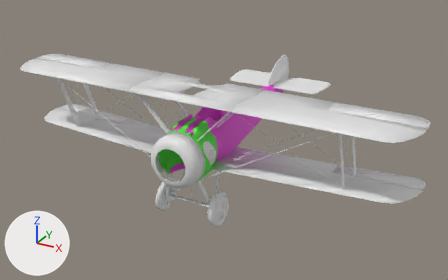
A saved change to the Blender file sopwith/sopwith.blend.
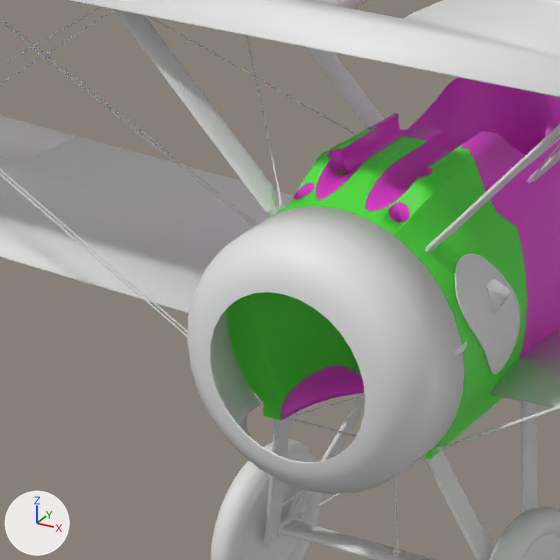
Each version is shown whole from a 50 mm lens placed at (4.42, -8.3, 4.39), pointed at (-0.15, 0.01, 0.23), then close up on the part from 25% to 50% of the width and 33% to 72% of the height. Every picture has the same lights, and +X, +Y and +Z are marked at lower left.
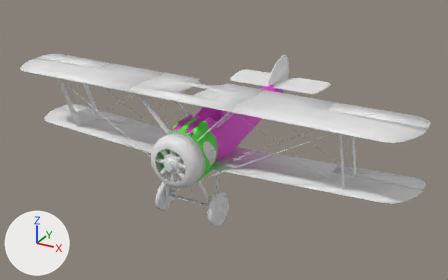
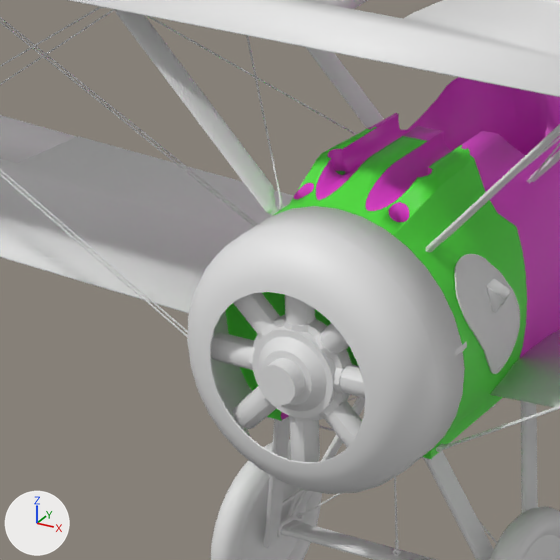
Boxes [x1, y1, x2, y2] around the edits, measured in the close-ups (560 x 560 px):
'Cylinder.016', added
    after: [211, 293, 365, 462]
'Cylinder.015', added
    after: [252, 326, 349, 418]

Patch to the scene script:
```diff
--- a/sopwith/sopwith.blend.py
+++ b/sopwith/sopwith.blend.py
@@ me_cylinder_016 @@
+me_cylinder_016.from_pydata(...)  # 60 vertices, 50 faces; spans x 0.12..0.282, y -0.046..0.047, z -0.06..0.057
+me_cylinder_016.polygons.foreach_set('use_smooth', [True] * 50)
@@ me_cylinder_015 @@
+me_cylinder_015.from_pydata(...)  # 192 vertices, 162 faces; spans x -0.132..0.132, y -0.115..0.059, z -0.132..0.132
+me_cylinder_015.polygons.foreach_set('use_smooth', [True] * 162)
@@ ob_cylinder_016 @@
+ob_cylinder_016 = bpy.data.objects.new('Cylinder.016', me_cylinder_016)
+ob_cylinder_016.location = (0.0, -1.742, 0.569)
+_m = ob_cylinder_016.modifiers.new('Array', 'ARRAY')
+_m.count = 8
+_m.constant_offset_displace = (0.0, 0.0, 0.0)
+_m.relative_offset_displace = (0.0, 0.0, 0.0)
+_m.use_object_offset = True
+_m.offset_object = ob_empty_004
@@ ob_empty_004 @@
+ob_empty_004 = bpy.data.objects.new('Empty.004', None)
+ob_empty_004.location = (0.0, -1.742, 0.569)
+ob_empty_004.rotation_euler = (0.0, 0.785, 0.0)  # degrees (0, 45, 0)
@@ ob_cylinder_015 @@
+ob_cylinder_015 = bpy.data.objects.new('Cylinder.015', me_cylinder_015)
+ob_cylinder_015.location = (0.0, -1.753, 0.569)
```
